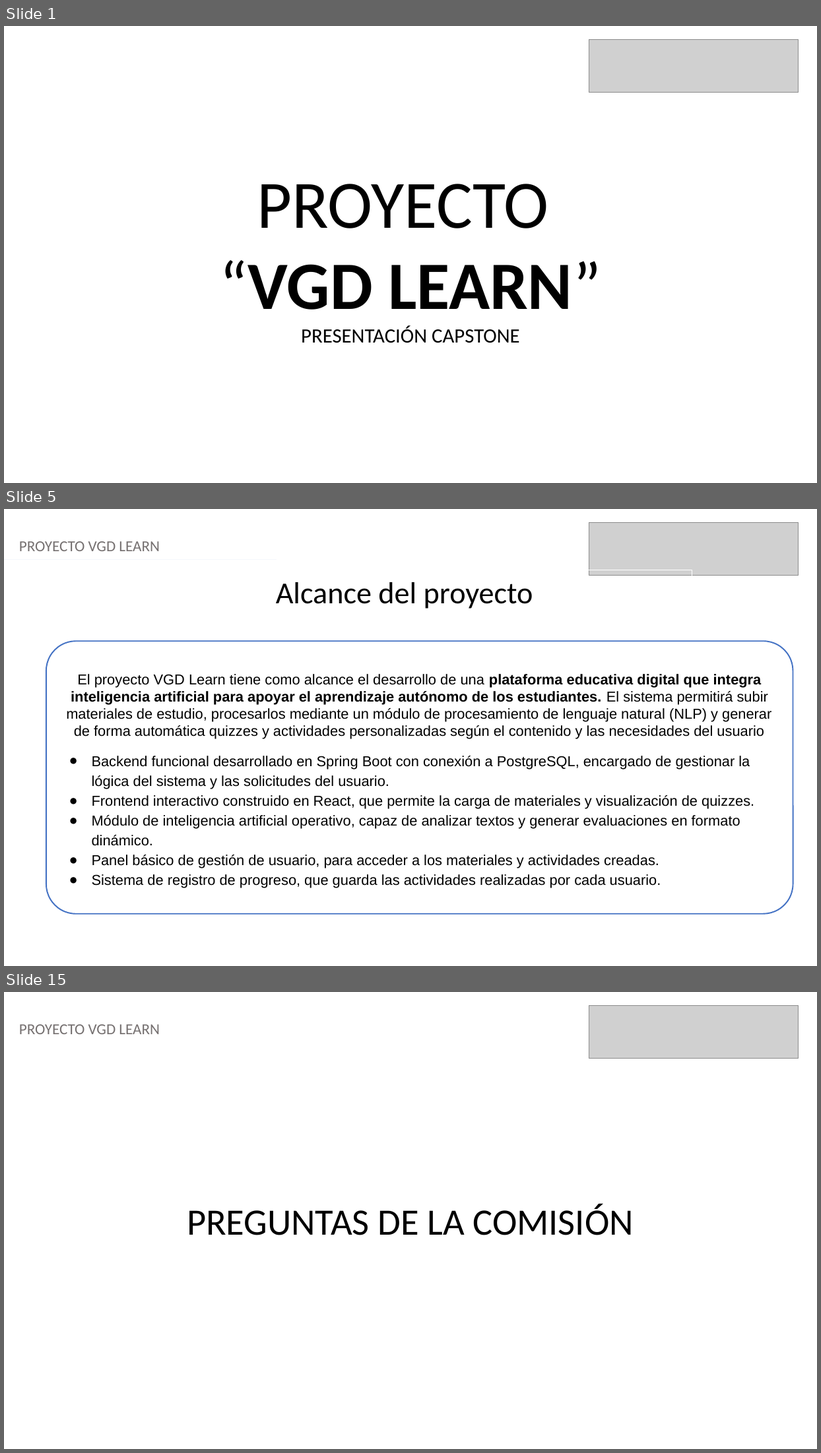
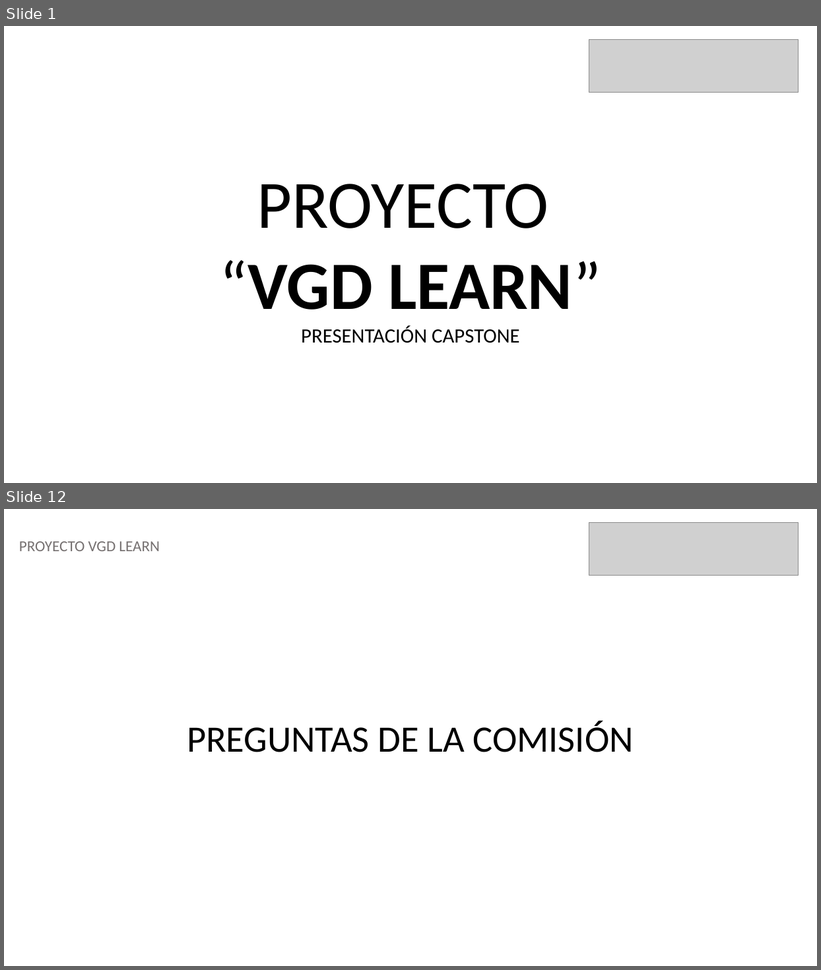
Before and after one commit to Viktorr2416/Proyecto-APT, a slide deck: Fase 2/Evidencias_Proyecto/Presentación proyecto.pptx. Shown one above the other, each under a label of ours: slides 1, 5 and 15 before the commit, slides 1 and 12 after it; the slides between them are not shown. The pictures are 821x1453 and 821x970 pixels, drawn with LibreOffice and Linux fonts; fonts in the diff are those of the drawing; grey boxes stand for pictures. Boxes give left, top, right and bottom in pixels: in the first picture for what was removed or moved away, otherwise in the second. Text is boxed around its words. In the diff, an @@ line names an element or a change of style, - is before the commit and + after.

```diff
--- a/Fase 2/Evidencias_Proyecto/Presentación proyecto.pptx
+++ b/Fase 2/Evidencias_Proyecto/Presentación proyecto.pptx
@@ slide 5 removed at (4, 509, 817, 966), background #FFFFFF @@
@@ picture removed at (589, 523, 799, 576) @@
@@ text removed at (19, 541, 160, 551) @@
-PROYECTO VGD LEARN
@@ line removed from (4, 560) to (277, 560) @@
@@ rectangle removed at (117, 570, 692, 614) @@
-Alcance del proyecto
@@ rounded rectangle removed at (46, 642, 793, 915) @@
-El proyecto VGD Learn tiene como alcance el desarrollo de una plataforma educativa digital que integra inteligencia artificial para apoyar el aprendizaje autónomo de los estudiantes. El sistema permitirá subir materiales de estudio, procesarlos mediante un módulo de procesamiento de lenguaje natural (NLP) y generar de forma automática quizzes y actividades personalizadas según el contenido y las necesidades del usuario
-● Backend funcional desarrollado en Spring Boot con conexión a PostgreSQL, encargado de gestionar la lógica del sistema y las solicitudes del usuario.
-● Frontend interactivo construido en React, que permite la carga de materiales y visualización de quizzes.
-● Módulo de inteligencia artificial operativo, capaz de analizar textos y generar evaluaciones en formato dinámico.
-● Panel básico de gestión de usuario, para acceder a los materiales y actividades creadas.
-● Sistema de registro de progreso, que guarda las actividades realizadas por cada usuario.
@@ what was slide 15 is now slide 12 @@
```
Also in this commit, not shown: 10 slides changed, 1 slide added, 3 other slides removed.
